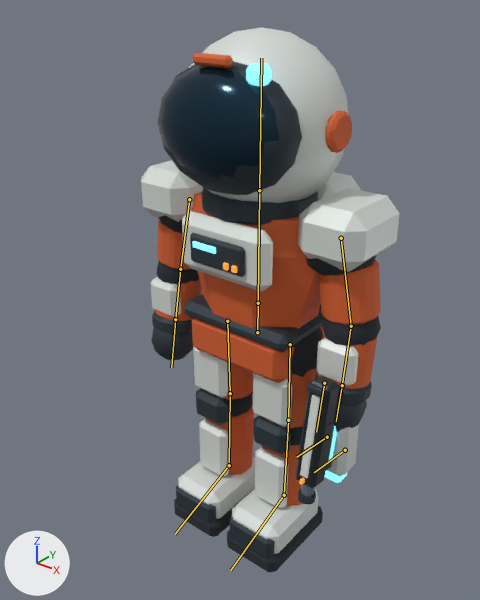
A saved change to the glTF model lunar-art-test/game/assets/astronaut-v3.glb.
The view is the same before and after, from a 50 mm lens placed at (1.4, -1.86, 2.22), pointed at (0.02, -0.14, 1.15). The lights are fixed; the arrows at lower left show +X, +Y and +Z. The picture after the commit comes second. The bones that change, and the others that lie on the model, are drawn over the model as lines.

Objects in the first picture: 'ConstructionTool.005', 'FrontierSuit.005', 'Pistol'.
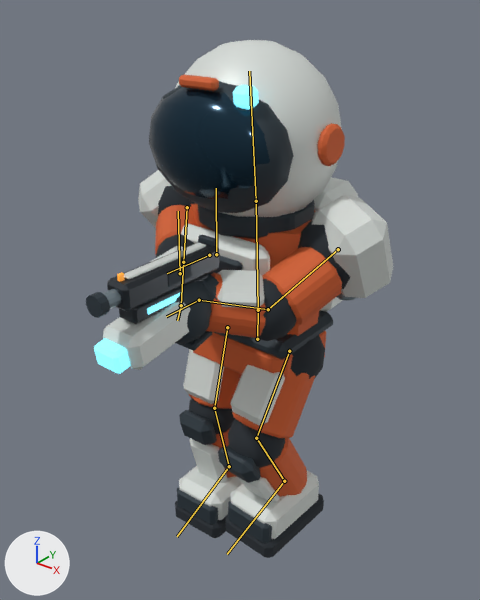
The newer file adds an action. The first version stands in its rest pose; the second is drawn at frame 6 of the action 'TurnL'.

Where the change shows, as pixel boxes (x1, y1, x2, y2) in the pictures (480 x 600 px):
'FrontierSuit.005', posed: before (141, 27, 400, 572); after (138, 40, 394, 558)
'Pistol', posed: before (295, 376, 339, 505); after (86, 234, 219, 351)
'ConstructionTool.005', posed: before (325, 424, 359, 483); after (94, 301, 190, 374)
bone 'Hips', root to tip: before (257, 332) to (258, 303); after (257, 339) to (258, 310)
bone 'Spine', root to tip: before (258, 303) to (259, 190); after (258, 310) to (256, 201)
bone 'Head', root to tip: before (259, 190) to (261, 58); after (256, 201) to (249, 71)
bone 'UpperArm.L', root to tip: before (189, 199) to (180, 269); after (187, 207) to (183, 262)
bone 'Forearm.L', root to tip: before (180, 269) to (175, 319); after (183, 262) to (181, 305)
bone 'Hand.L', root to tip: before (175, 319) to (171, 367); after (181, 305) to (177, 320)
bone 'UpperArm.R', root to tip: before (341, 238) to (351, 326); after (338, 249) to (268, 309)
bone 'Forearm.R', root to tip: before (351, 326) to (342, 385); after (268, 309) to (199, 300)
bone 'Hand.R', root to tip: before (342, 385) to (336, 421); after (199, 300) to (166, 316)
bone 'Thigh.L', root to tip: before (227, 321) to (230, 393); after (227, 327) to (214, 408)
bone 'Shin.L', root to tip: before (230, 393) to (229, 465); after (214, 408) to (229, 466)
bone 'Foot.L', root to tip: before (229, 465) to (175, 534); after (229, 466) to (177, 536)
bone 'Thigh.R', root to tip: before (290, 344) to (288, 420); after (289, 351) to (256, 438)
bone 'Shin.R', root to tip: before (288, 420) to (284, 495); after (256, 438) to (284, 481)
bone 'Foot.R', root to tip: before (284, 495) to (230, 570); after (284, 481) to (227, 554)

The change, as a list of edits to the scene's bpy script:
```text
Change bone_hips:
    where bone_hips = bpy.data.objects['AstronautRig.005'].pose.bones['Hips']
    bone_hips.location: (0.0, 0.0, 0.0) -> (0.0, -0.03, 0.0)
Change bone_spine:
    where bone_spine = bpy.data.objects['AstronautRig.005'].pose.bones['Spine']  # child of 'Hips'
    bone_spine.rotation_quaternion: (1.0, 0.0, 0.0, 0.0) -> (1.0, 0.029, 0.0, -0.005)  # degrees (0, 0, 0) -> degrees (3, 0, -1)
Change bone_head:
    where bone_head = bpy.data.objects['AstronautRig.005'].pose.bones['Head']  # child of 'Spine'
    bone_head.rotation_quaternion: (1.0, 0.0, 0.0, 0.0) -> (1.0, 0.02, 0.0, 0.005)  # degrees (0, 0, 0) -> degrees (2, 0, 1)
Change bone_upperarm_l:
    where bone_upperarm_l = bpy.data.objects['AstronautRig.005'].pose.bones['UpperArm.L']  # child of 'Spine'
    bone_upperarm_l.rotation_quaternion: (1.0, 0.0, 0.0, 0.0) -> (-0.759, 0.568, 0.0, 0.319)  # degrees (0, 0, 0) -> degrees (-68, -21, -31)
Change bone_forearm_l:
    where bone_forearm_l = bpy.data.objects['AstronautRig.005'].pose.bones['Forearm.L']  # child of 'UpperArm.L'
    bone_forearm_l.rotation_quaternion: (1.0, 0.0, 0.0, 0.0) -> (0.994, 0.079, 0.0, 0.072)  # degrees (0, 0, 0) -> degrees (9, -1, 8)
Change bone_hand_l:
    where bone_hand_l = bpy.data.objects['AstronautRig.005'].pose.bones['Hand.L']  # child of 'Forearm.L'
    bone_hand_l.rotation_quaternion: (1.0, 0.0, 0.0, 0.0) -> (0.962, -0.229, 0.0, -0.149)  # degrees (0, 0, 0) -> degrees (-26, -4, -17)
Change bone_upperarm_r:
    where bone_upperarm_r = bpy.data.objects['AstronautRig.005'].pose.bones['UpperArm.R']  # child of 'Spine'
    bone_upperarm_r.rotation_quaternion: (1.0, 0.0, 0.0, 0.0) -> (-0.823, 0.559, 0.0, -0.104)  # degrees (0, 0, 0) -> degrees (-68, 7, 10)
Change bone_forearm_r:
    where bone_forearm_r = bpy.data.objects['AstronautRig.005'].pose.bones['Forearm.R']  # child of 'UpperArm.R'
    bone_forearm_r.rotation_quaternion: (1.0, 0.0, 0.0, 0.0) -> (0.959, -0.188, 0.0, 0.211)  # degrees (0, 0, 0) -> degrees (-21, 5, 24)
Change bone_hand_r:
    where bone_hand_r = bpy.data.objects['AstronautRig.005'].pose.bones['Hand.R']  # child of 'Forearm.R'
    bone_hand_r.rotation_quaternion: (1.0, 0.0, 0.0, 0.0) -> (0.902, 0.038, 0.167, -0.397)  # degrees (0, 0, 0) -> degrees (-4, 19, -48)
Change bone_thigh_l:
    where bone_thigh_l = bpy.data.objects['AstronautRig.005'].pose.bones['Thigh.L']  # child of 'Hips'
    bone_thigh_l.rotation_quaternion: (1.0, 0.0, 0.0, 0.0) -> (-0.989, 0.147, 0.016, 0.002)  # degrees (0, 0, 0) -> degrees (-17, -2, 0)
Change bone_shin_l:
    where bone_shin_l = bpy.data.objects['AstronautRig.005'].pose.bones['Shin.L']  # child of 'Thigh.L'
    bone_shin_l.rotation_quaternion: (1.0, 0.0, 0.0, 0.0) -> (0.96, 0.28, 0.0, 0.0)  # degrees (0, 0, 0) -> degrees (33, 0, 0)
Change bone_foot_l:
    where bone_foot_l = bpy.data.objects['AstronautRig.005'].pose.bones['Foot.L']  # child of 'Shin.L'
    bone_foot_l.rotation_quaternion: (1.0, 0.0, 0.0, 0.0) -> (0.991, -0.136, 0.0, 0.0)  # degrees (0, 0, 0) -> degrees (-16, 0, 0)
Change bone_thigh_r:
    where bone_thigh_r = bpy.data.objects['AstronautRig.005'].pose.bones['Thigh.R']  # child of 'Hips'
    bone_thigh_r.rotation_quaternion: (1.0, 0.0, 0.0, 0.0) -> (-0.955, 0.293, -0.023, -0.007)  # degrees (0, 0, 0) -> degrees (-34, 3, 0)
Change bone_shin_r:
    where bone_shin_r = bpy.data.objects['AstronautRig.005'].pose.bones['Shin.R']  # child of 'Thigh.R'
    bone_shin_r.rotation_quaternion: (1.0, 0.0, 0.0, 0.0) -> (0.842, 0.54, 0.0, 0.0)  # degrees (0, 0, 0) -> degrees (65, 0, 0)
Change bone_foot_r:
    where bone_foot_r = bpy.data.objects['AstronautRig.005'].pose.bones['Foot.R']  # child of 'Shin.R'
    bone_foot_r.rotation_quaternion: (1.0, 0.0, 0.0, 0.0) -> (0.963, -0.269, 0.0, 0.0)  # degrees (0, 0, 0) -> degrees (-31, 0, 0)
```
